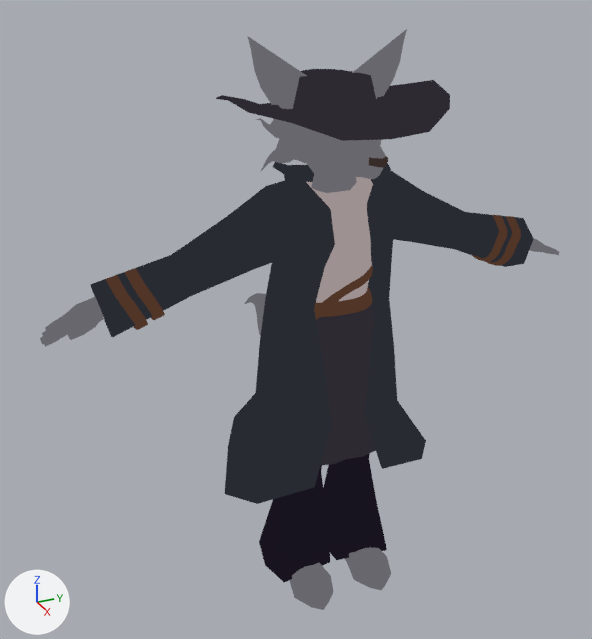
One commit to the Blender file ProjectFiles/RawModels/Osiris.blend: the scene before it, then after it.
Before and after are seen from a camera (50 mm lens) standing at (4.56, -2.29, 4.39) and looking at (-0.45, -0.04, 1.89). Every picture has the same lights, and +X, +Y and +Z are marked at lower left. The older version comes first.

In view in the first picture: 'BeltWrist', 'BeltWrist.001', 'Body', 'Ears', 'Feet', 'Hands', 'Hat', 'Head', 'Jacket', 'Skirt' and 7 more.
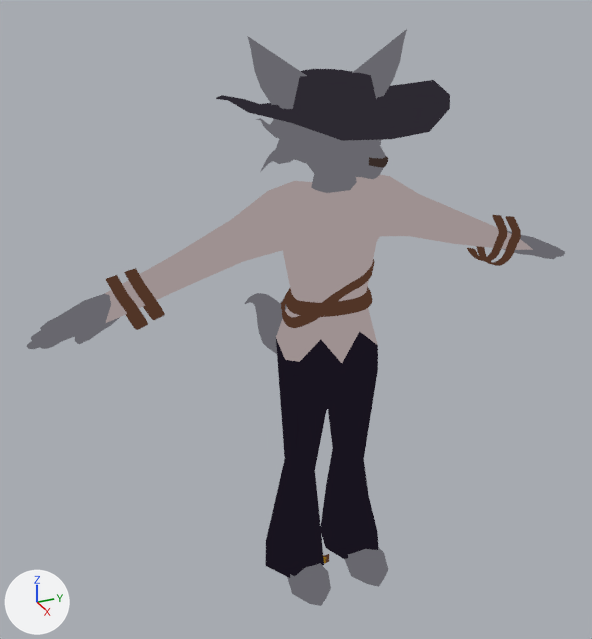
Changed parts and their boxes [x1, y1, x2, y2] in the pictures (592 x 639 px; the box of a moved part takes in the faces that stretch with it):
'Body', reshaped
    before: [103, 177, 387, 582]
    after: [27, 175, 565, 578]
'Jacket', hidden
    before: [90, 162, 534, 504]
'Skirt', hidden
    before: [316, 304, 376, 466]
'Feet', reshaped, moved (6% shorter)
    before: [289, 547, 391, 610]
    after: [287, 547, 388, 606]
'Hands', no longer drawn
    before: [40, 239, 559, 347]
part 1 of me_vert_010, reshaped
    after: [27, 214, 565, 349]
part 2 of me_vert_010, moved or reshaped
    before: [259, 294, 387, 582]
    after: [266, 248, 378, 578]

Edits to the bpy script that builds the scene:
```text
Change me_vert_010:
    used by ob_body; location = (0.0, 0.0, 0.0)
    remove me_vert_010.from_pydata(...)  # 83 vertices, 74 faces; spans x -0.28..0.28, y 0.0..1.58, z 0.08..3.06
    add me_vert_010.from_pydata(...)  # 241 vertices, 238 faces; spans x -0.27..0.28, y 0.0..1.96, z 0.08..3.06
    me_vert_010 part 1: 6 vertices removed from x -0.06..0.09, y 1.51..1.58, z 2.36..2.45; 164 vertices added at x -0.12..0.25, y 1.41..1.96, z 2.25..2.49
    me_vert_010 part 2: 34 vertices moved from x -0.28..0.24, y 0.0..0.49, z 0.08..2.21 to x -0.27..0.23, y 0.0..0.49, z 0.08..2.21
    add me_vert_010.materials.append(mat_material_001)  # dark grey #68676e
Change ob_skirt:
    add ob_skirt.hide_set(True)
Change ob_jacket:
    add ob_jacket.hide_set(True)
Change ob_feet:
    ob_feet.location: (-0.027, 0.242, -0.023) -> (-0.07, 0.242, -0.023)
```
